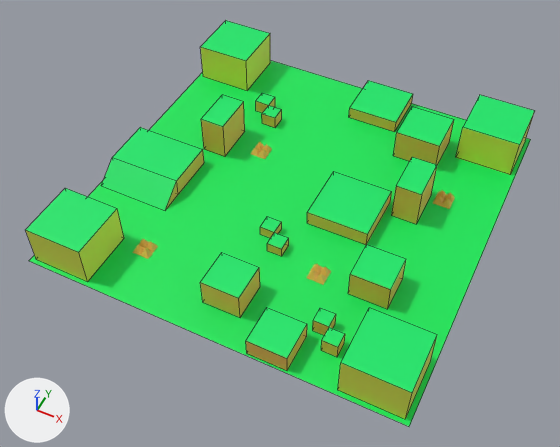
Before and after pictures for a commit that changed the Blender file Sonic Battle Prototype/Models/testmap.blend.
Before and after are seen from a 50 mm camera at (11.8, -25.8, 29.5) aimed at (-0.1, -1.9, -0.4). The axes (+X, +Y, +Z) are drawn at lower left. The lights are the same throughout. Mesh edges are drawn as thin lines on the coarser meshes. Objects named as collision shapes, trigger or cutter boxes, shadow casters or lower levels of detail are left out.

Before the edit, the objects in view are built like this:
```python
me_cube_002 = bpy.data.meshes.new('Cube.002')
me_cube_002.from_pydata(...)  # 158 vertices, 118 faces; spans x -9.8..9.8, y -9.8..9.8, z 0.0..2.2
# faces by material slot: [77, 20, 20, 1]
me_cube_002.materials.append(mat_material)  # yellow #e7bc51
me_cube_002.materials.append(mat_material_001)  # green #00e769
me_cube_002.materials.append(mat_material1)  # yellow #dbe74d
me_cube_002.materials.append(mat_material2)  # green #00e758
me_cube_003 = bpy.data.meshes.new('Cube.003')
me_cube_003.from_pydata(...)  # 128 vertices, 96 faces; spans x -5.61..7.43, y -7.14..3.57, z 0.0..0.47
me_cube_003.materials.append(mat_material)  # yellow #e7bc51
ob_obstacles_col = bpy.data.objects.new('obstacles-col', me_cube_002)
ob_obstacles_col.location = (0.0, 0.0, 0.0)
ob_spikes = bpy.data.objects.new('spikes', me_cube_003)
ob_spikes.location = (0.0, 0.0, 0.0)
```
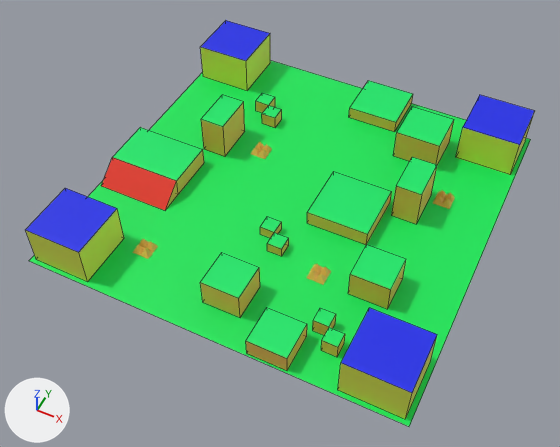
Patch to the scene script:
```diff
--- a/Sonic Battle Prototype/Models/testmap.blend.py
+++ b/Sonic Battle Prototype/Models/testmap.blend.py
@@ mat_material_003 @@
+mat_material_003 = principled_material('Material.003')
+mat_material_003.base_color = (0.00884, 0.021, 0.8)  # blue #1728e7
@@ mat_material_002 @@
+mat_material_002 = principled_material('Material.002')
+mat_material_002.base_color = (0.8, 0.0198, 0.0)  # red #e72600
@@ me_cube_002 @@
 me_cube_002.from_pydata(...)  # 158 vertices, 118 faces; spans x -9.8..9.8, y -9.8..9.8, z 0.0..2.2
 # used by ob_obstacles_col; location = (0.0, 0.0, 0.0)
+# me_cube_002 part 1: the 1 face centred in x -7.7, y -3.4, z 0.5 switches from mat_material_001 (green #00e769) to mat_material_002 (red #e72600)
+# me_cube_002 part 2: the 1 face centred in x -8.0, y -8.1, z 2.2 switches from mat_material_001 (green #00e769) to mat_material_003 (blue #1728e7)
+# me_cube_002 part 3: the 1 face centred in x -8.0, y 8.1, z 2.2 switches from mat_material_001 (green #00e769) to mat_material_003 (blue #1728e7)
+# me_cube_002 part 4: the 1 face centred in x 8.0, y -8.1, z 2.2 switches from mat_material_001 (green #00e769) to mat_material_003 (blue #1728e7)
+# me_cube_002 part 5: the 1 face centred in x 8.0, y 8.1, z 2.2 switches from mat_material_001 (green #00e769) to mat_material_003 (blue #1728e7)
 me_cube_002.materials.append(mat_material)
@@ me_cube_002 @@
 me_cube_002.materials.append(mat_material2)
+me_cube_002.materials.append(mat_material_002)  # red #e72600
+me_cube_002.materials.append(mat_material_003)  # blue #1728e7
```

Location of each change, (x1, y1, x2, y2) in pixels of the pictures (560 x 447 px):
part 1 of me_cube_002, recoloured (green to red): (101, 157, 176, 210) in both
part 2 of me_cube_002, recoloured (green to blue): (26, 188, 117, 252) in both
part 3 of me_cube_002, recoloured (green to blue): (201, 21, 270, 61) in both
part 4 of me_cube_002, recoloured (green to blue): (341, 308, 437, 393) in both
part 5 of me_cube_002, recoloured (green to blue): (463, 95, 534, 145) in both
